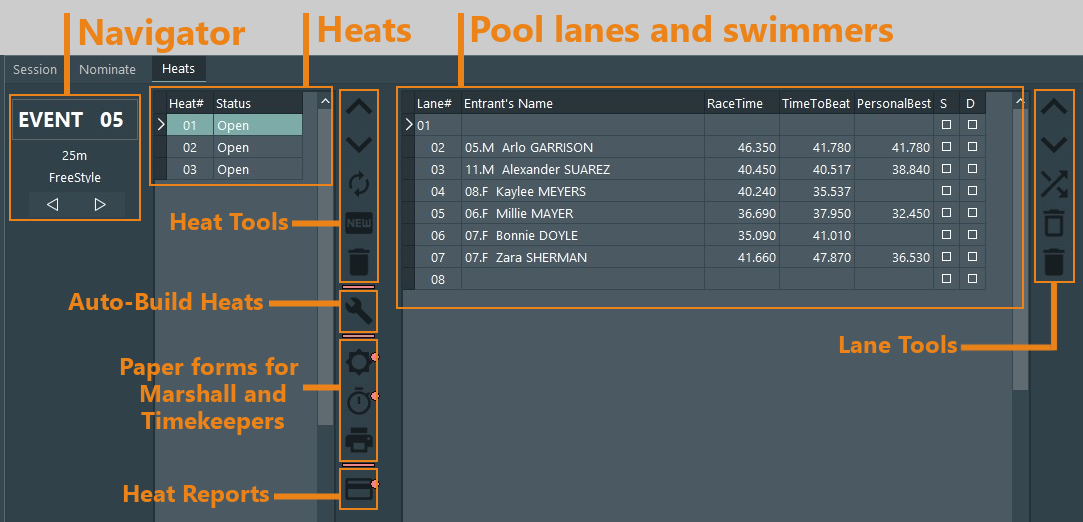
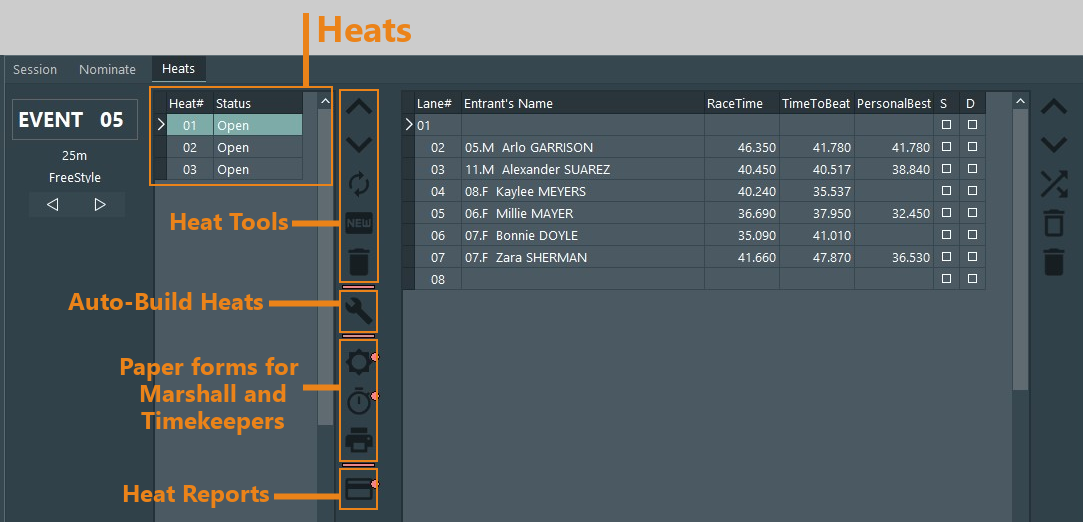
Two versions of the same layered image (w=1083, h=522). Layer-by-layer changes:
added group "Ledger Heats" with 8 layers above "Ledger ALL" over [68, 13, 411, 309]
renamed "Ledger" to "Ledger ALL", hid the group it (11 layers) over [9, 13, 1075, 353]
